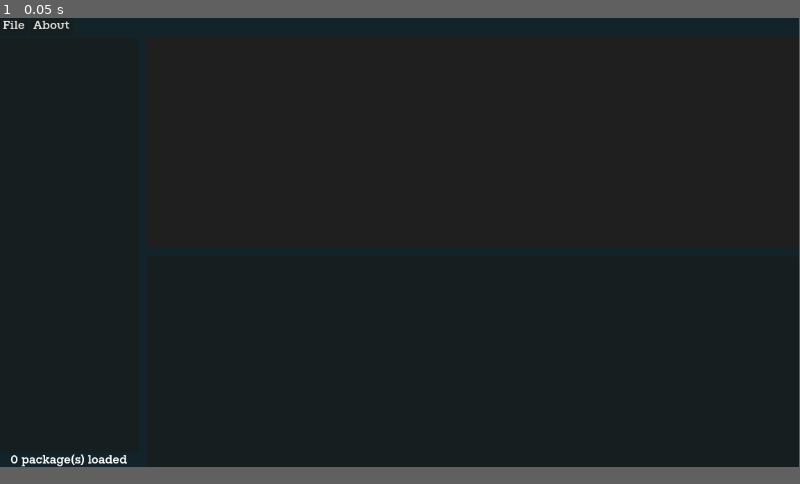
Above: before the commit, frame 1.
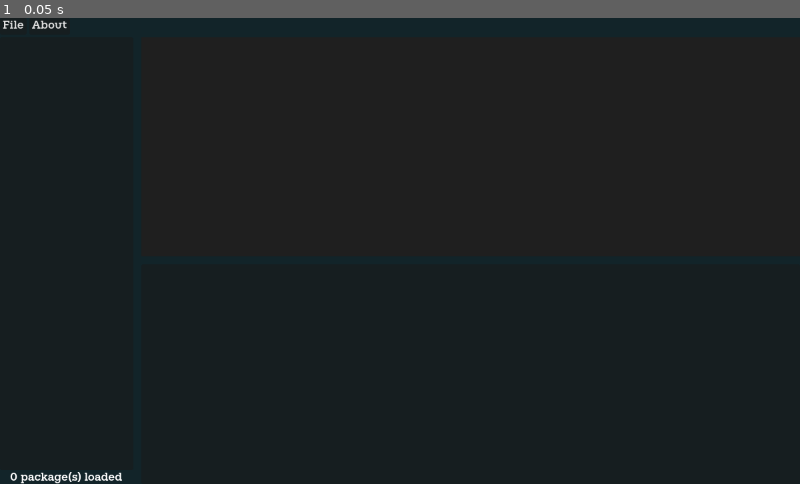
Above: after the commit, the same moment.

Repository: Stalker2106/LBAExplorer
Game: Godot game, scene res://App.tscn
The game is run twice, just before and just after one commit, with the same random seed, the same clock (stepped at 60 frames per second) and the same inputs.
Inputs:
- Up to frame 1 (0.05 s): no input
In our replay, the window is 799x449 before the commit and 800x466 after it. These sizes can differ from the game's own. Grey fills any space a smaller window leaves; there, only what the larger window draws over its background counts as a difference.

The runs differ from the first frame. In frame 1, 0.5% of the frame differs, in the area x 0-16%, y 0-100%.

Commit message:
cleaned repo

Diff:
--- a/App.tscn
+++ b/App.tscn
@@ -88,7 +88,7 @@
 [node name="Viewport" type="SubViewport" parent="Layout/MainContainer/Entry/ColorRect/SubViewport2D"]
 transparent_bg = true
 handle_input_locally = false
-size = Vector2i(940, 303)
+size = Vector2i(1708, 519)
 render_target_update_mode = 0
 
 [node name="Camera" type="Camera2D" parent="Layout/MainContainer/Entry/ColorRect/SubViewport2D/Viewport"]
@@ -158,3 +158,17 @@
 file_mode = 1
 access = 2
 filters = PackedStringArray("*.HQR, *.ILE, *.OBL")
+
+[node name="AboutDialog" type="AcceptDialog" parent="."]
+title = "About"
+initial_position = 2
+size = Vector2i(500, 468)
+ok_button_text = "Got it!"
+dialog_text = "LBAExplorer v1.0.0
+Made with Godot by Stalker2106
+
+This software widely uses the work of many projects from https://github.com/LBALab and the work of many people from the discord community.
+Big thanks to all of them, especially members of the Magicball network, who have made the reverse engineering of the game possible.
+
+This is a fan-made tool and is not affiliated with Adeline Software or the current rights holders of Little Big Adventure. All trademarks and content belong to their respective owners."
+dialog_autowrap = true
--- a/app.gd
+++ b/app.gd
@@ -36,6 +36,7 @@
     tree.hide_root = true;
     tree.connect("item_selected", Callable(self, "tree_select"));
     get_node("Layout/MenuBar/File").connect("id_pressed", Callable(self, "file_menu"));
+    get_node("Layout/MenuBar/About").connect("id_pressed", Callable(self, "about_menu"));
     get_node("OpenFileDialog").connect("file_selected", Callable(self, "load_package"));
     get_node("OpenFileDialog").connect("files_selected", Callable(self, "load_multiple"));
     #Load
@@ -47,6 +48,10 @@
 func file_menu(idx: int):
     if idx == 0:
         get_node("OpenFileDialog").visible = true;
+
+func about_menu(idx: int):
+    if idx == 0:
+        get_node("AboutDialog").visible = true;
 
 func load_multiple(files: Array[String]):
     for file in files:
--- a/project.godot
+++ b/project.godot
@@ -11,14 +11,30 @@
 [application]
 
 config/name="LBAExplorer"
+config/description="LBAExplorer is a tool for browsing game package files from Little Big Adventure 1 & 2 (classic editions)."
+config/version="1.0.0"
 run/main_scene="res://App.tscn"
 config/features=PackedStringArray("4.4", "Forward Plus")
-config/icon="res://icon.svg"
+boot_splash/bg_color=Color(0.0862745, 0.113725, 0.121569, 1)
+boot_splash/show_image=false
+config/icon="uid://deuqx57ovjc7c"
+config/macos_native_icon="res://assets/icon.icns"
+config/windows_native_icon="res://assets/icon.ico"
 
 [autoload]
 
 Compression="*res://parsers/compression.gd"
 
+[display]
+
+window/size/viewport_width=1920
+window/size/viewport_height=1080
+window/size/window_width_override=1200
+window/size/window_height_override=700
+window/energy_saving/keep_screen_on=false
+window/subwindows/embed_subwindows=false
+
 [rendering]
 
+textures/vram_compression/import_etc2_astc=true
 environment/defaults/default_clear_color=Color(0.0705882, 0.141176, 0.160784, 1)
Binary file added: assets/icon.ico
Binary file added: assets/icon.png
Not shown, added: assets/icon.png.import
Not shown, added: export_presets.cfg
Not shown, changed: .gitignore
Not shown, removed: App.tscn368606910.tmp
Not shown, removed: App.tscn4776784356.tmp
Not shown, changed: README.md
Not shown, added: assets/icon.icns
